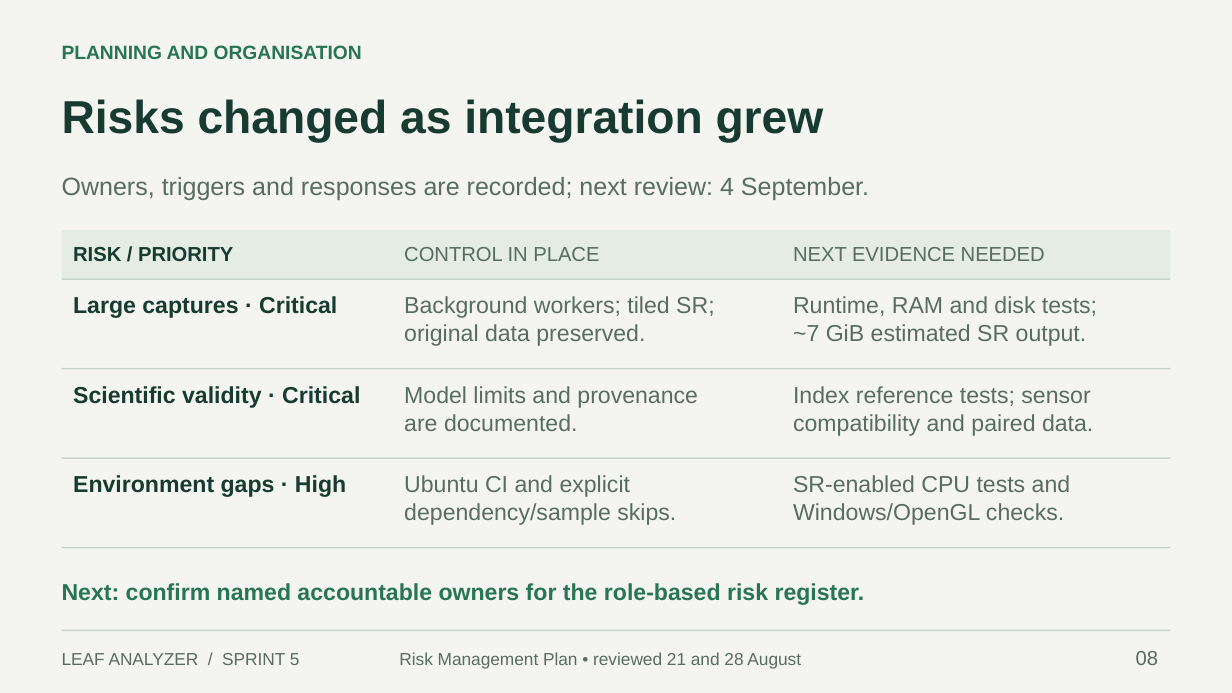
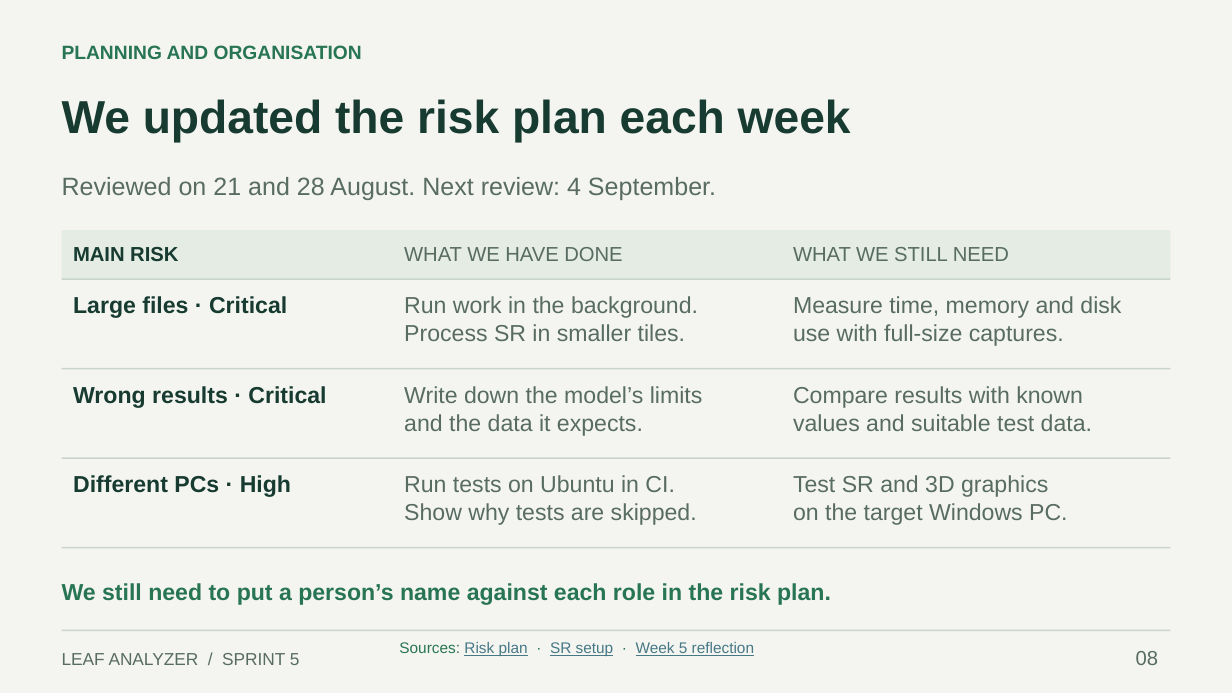
Before and after one commit to Techlauncher-LeafAnalyzer/Hyperspectral-Image-Inspector, a slide deck: slide 8 of docs/presentations/Sprint-5-Review.pptx. Drawn at 1232x693 pixels with LibreOffice and Linux fonts; fonts in the diff are those of the drawing. Boxes give left, top, right and bottom in pixels: in the first picture for what was removed or moved away, otherwise in the second. Text is boxed around its words. In the diff, an @@ line names an element or a change of style, - is before the commit and + after.

Commit message:
docs: simplify sprint review and add linked visual evidence

```diff
--- a/docs/presentations/Sprint-5-Review.pptx
+++ b/docs/presentations/Sprint-5-Review.pptx
@@ text at box(62, 99, 851, 143): text changed @@
-Risks changed as integration grew
+We updated the risk plan each week
@@ text at box(62, 177, 716, 200): text changed @@
-Owners, triggers and responses are recorded; next review: 4 September.
+Reviewed on 21 and 28 August. Next review: 4 September.
@@ text at box(73, 247, 178, 261): text changed @@
-RISK / PRIORITY
+MAIN RISK
@@ text at box(404, 247, 622, 261): text changed @@
-CONTROL IN PLACE
+WHAT WE HAVE DONE
@@ text at box(793, 247, 1009, 261): text changed @@
-NEXT EVIDENCE NEEDED
+WHAT WE STILL NEED
@@ text at box(73, 296, 287, 318): text changed @@
-Large captures · Critical
+Large files · Critical
@@ text at box(404, 296, 698, 341): text changed @@
-Background workers; tiled SR;
-original data preserved.
+Run work in the background.
+Process SR in smaller tiles.
@@ text at box(793, 296, 1121, 346): text changed @@
-Runtime, RAM and disk tests;
-~7 GiB estimated SR output.
+Measure time, memory and disk
+use with full-size captures.
@@ text at box(73, 386, 326, 408): text changed @@
-Scientific validity · Critical
+Wrong results · Critical
@@ text at box(404, 386, 703, 436): text changed @@
-Model limits and provenance
-are documented.
+Write down the model’s limits
+and the data it expects.
@@ text at box(793, 386, 1092, 431): text changed @@
-Index reference tests; sensor
-compatibility and paired data.
+Compare results with known
+values and suitable test data.
@@ text at box(73, 475, 291, 497): text changed @@
-Environment gaps · High
+Different PCs · High
@@ text at box(404, 475, 697, 525): text changed @@
-Ubuntu CI and explicit
-dependency/sample skips.
+Run tests on Ubuntu in CI.
+Show why tests are skipped.
@@ text at box(793, 475, 1067, 525): text changed @@
-SR-enabled CPU tests and
-Windows/OpenGL checks.
+Test SR and 3D graphics
+on the target Windows PC.
@@ text at box(62, 583, 831, 605): text changed @@
-Next: confirm named accountable owners for the role-based risk register.
+We still need to put a person’s name against each role in the risk plan.
@@ text at box(399, 642, 754, 656): text changed; size 13.5 to 12 pt; text colour #586C63 to #467886 @@
-Risk Management Plan • reviewed 21 and 28 August
+Sources: Risk plan · SR setup · Week 5 reflection
```
Also in this commit, not shown: 10 other slides changed, 3 slides added, 3 slides removed, 1 other file.
